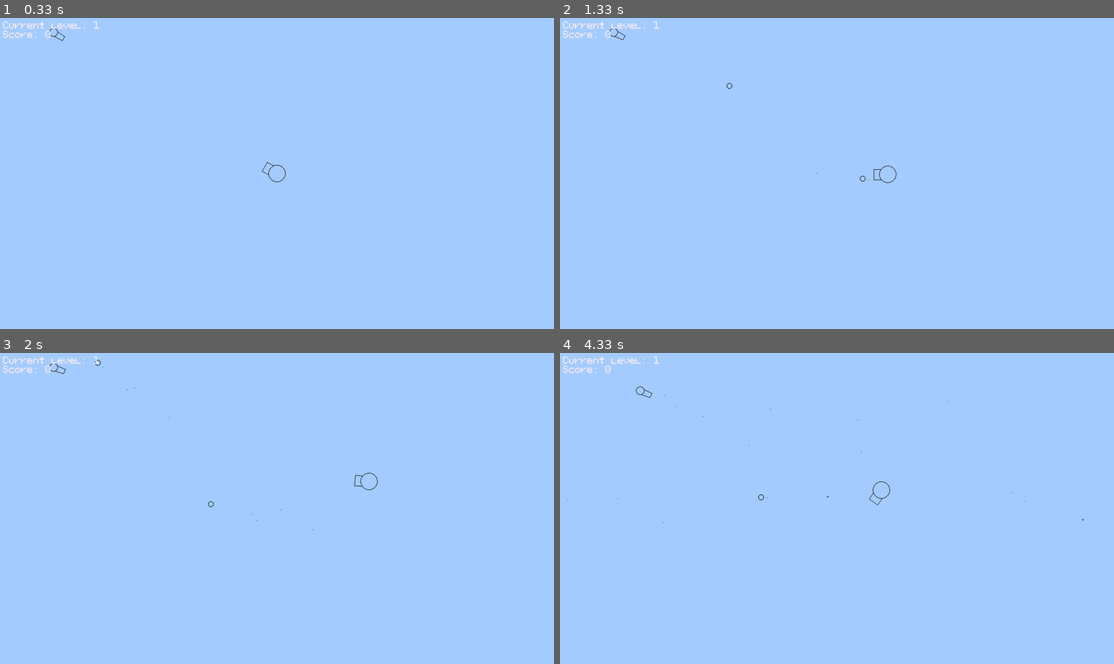
Above: before the commit, frames 1-4 (two rows, left to right).
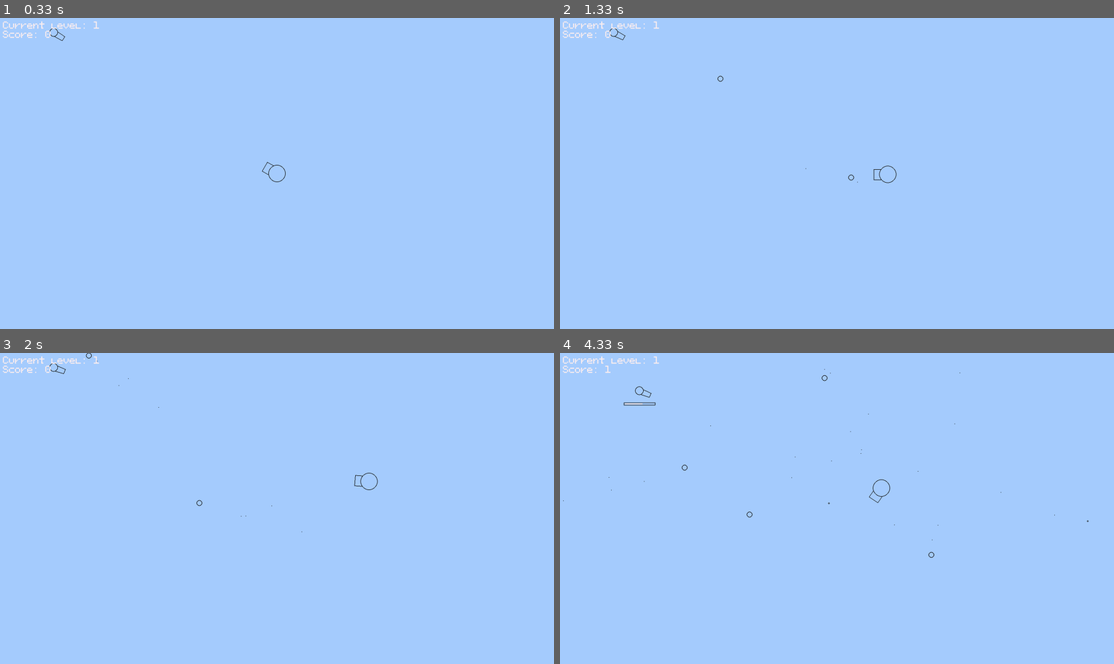
Above: after the commit, the same moments.

Repository: a96lex/pygame-tank-game
Game: pygame game, started from main.py
The game is run twice, just before and just after one commit, with the same random seed, the same clock (stepped at 60 frames per second) and the same inputs.
Inputs (mouse positions are in pixels of both pictures, inside the frame that each line leads up to):
- Up to frame 1 (0.33 s): no input
- Up to frame 2 (1.33 s): click "Current level: 1" at 0.4 s; hold Right 0.67-1.13 s; move the mouse to (1014, 164) at 0.7 s; tap Space at 0.73, 1.03, 1.23 s; hold Up from 1.17 s (still down); move the mouse to (704, 176) at 1.2 s
- Up to frame 3 (2 s): release Up at 1.47 s; hold Right 1.5-1.97 s; move the mouse to (105, 461) at 1.53 s; tap Space at 1.57, 1.87 s
- Up to frame 4 (4.33 s): hold Left 2-2.53 s; move the mouse to (920, 399) at 2.03 s; tap Space at 2.07, 2.37, 2.63, 2.97, 3.4, 3.8, 4.1 s; hold Down 2.57-2.87 s; move the mouse to (903, 536) at 2.6 s; hold Left 2.9-3.3 s; move the mouse to (848, 402) at 2.93 s; hold Up 3.33-3.7 s; move the mouse to (637, 499) at 3.37 s; hold Right from 3.73 s (still down); move the mouse to (842, 542) at 3.77 s

Frame 1 is identical in both runs. In frame 2, less than 0.1% of the frame differs, in the area x 28-56%, y 18-53%; in frame 3, less than 0.1%; in frame 4, 0.3%, in the area x 0-96%, y 3-67%.

Commit message:
make it shot from outside and bounce

Diff:
--- a/game/bullet.py
+++ b/game/bullet.py
@@ -60,6 +60,9 @@
         self.direction.from_polar(
             (1, angle + (random() - 0.5) * shooter.BulletStats.precision)
         )
+        self.direction.normalize_ip()
+
+        self.center += self.direction * (shooter.radius + shooter.BulletStats.radius)
 
         if hasattr(shooter, "update_speed"):
             shooter.update_speed(self.direction, -shooter.BulletStats.recoil)
@@ -69,8 +72,21 @@
             self.surface, self.color, self.center, self.radius, SpriteWidth
         )
 
+    def bounce(self) -> None:
+        if (
+            self.center.x + self.speed > self.surface.get_width() - self.radius
+            or self.center.x + self.speed < 0 + self.radius
+        ):
+            self.direction.x *= -1
+        if (
+            self.center.y + self.speed > self.surface.get_height() - self.radius
+            or self.center.y + self.speed < 0 + self.radius
+        ):
+            self.direction.y *= -1
+
     def update(self) -> None:
         self.lifespan -= 1
+        self.bounce()
         self.center += self.speed * self.direction
         if self.random_movement:
             self.center.x += random() * self.speed
